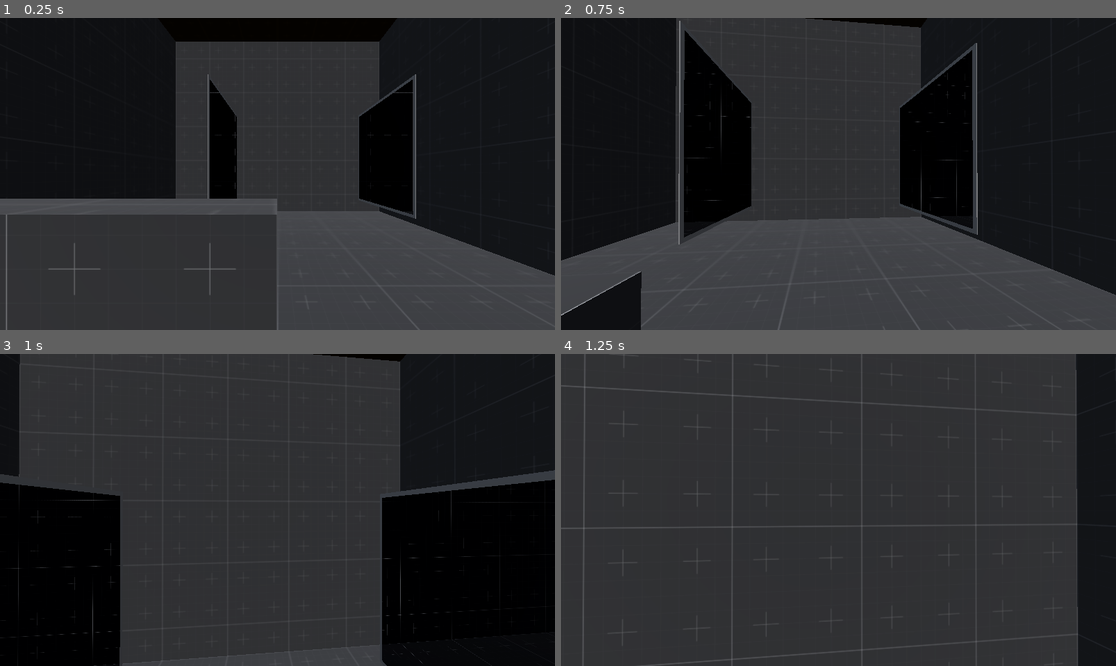
Above: before the commit, frames 1-4 (two rows, left to right).
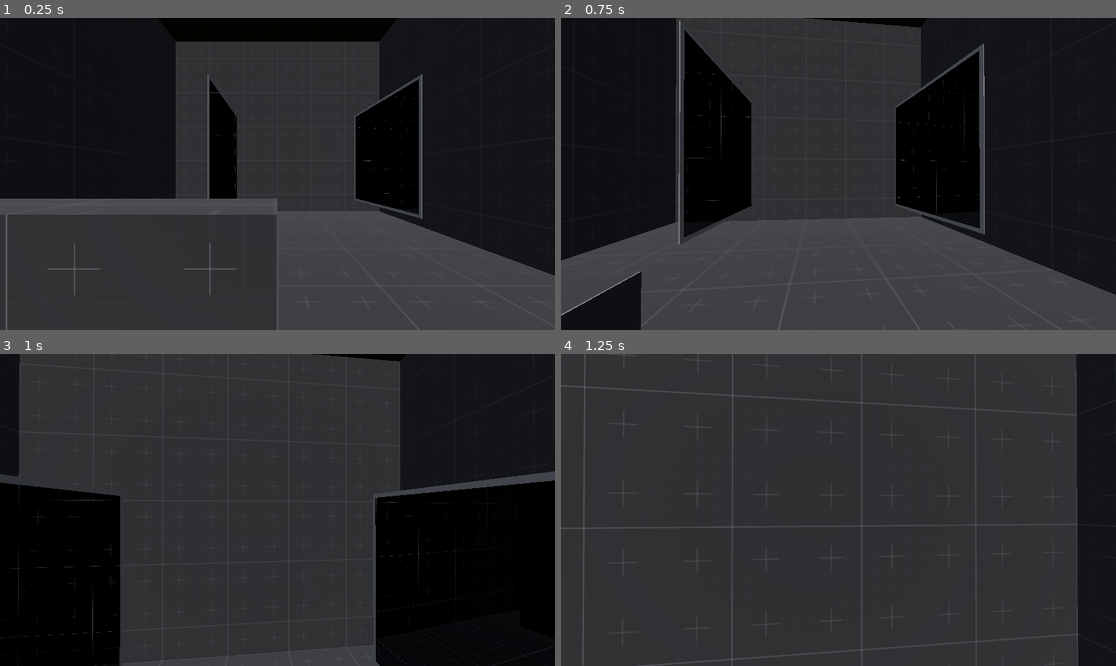
Above: after the commit, the same moments.

Repository: Wowe-Peanut/GetReal
Game: Godot game, scene res://test.tscn
The game is run twice, just before and just after one commit, with the same random seed, the same clock (stepped at 60 frames per second) and the same inputs.
Inputs (mouse positions are in pixels of both pictures, inside the frame that each line leads up to):
- Up to frame 1 (0.25 s): no input
- Up to frame 2 (0.75 s): tap Enter at 0.5 s; move the mouse to (866, 174) at 0.52 s; hold W (move_forward) from 0.53 s (still down); hold Right mouse button (interact) from 0.53 s (still down)
- Up to frame 3 (1 s): keep holding W (move_forward); keep holding Right mouse button (interact); tap Space (jump) at 0.77 s
- Up to frame 4 (1.25 s): keep holding W (move_forward); keep holding Right mouse button (interact)

The runs differ from the first frame. In frame 1, 0.9% of the frame differs, in the area x 63-77%, y 18-65%; in frame 2, 1.7%, in the area x 60-77%, y 8-70%; in frame 3, 0.9%; in frame 4, nothing differs.

Commit message:
made max_reflections work properly

Diff:
--- a/mirror.gd
+++ b/mirror.gd
@@ -24,7 +24,7 @@
 		reflection_mesh.observer.self_collider = self
 		reflection_mesh.pixels_per_unit = pixels_per_unit
 
-	size = size
+	update_size(size)
 
 
 func _process(_delta: float):
@@ -39,25 +39,23 @@
 						continue
 
 					var render_layer = MirrorController.get_next_layer()
-					if MirrorController.layer_int_to_layer_num(render_layer) > MirrorController.MAX_REFLECTIONS:
-							continue
+					if render_layer < 0:
+						continue
 					reflection_mesh.observer.camera.cull_mask += render_layer
-					print("parent: ", reflection_mesh.name)
-					seen_object.add_reflection(reflection_mesh.mirror_cam, render_layer, reflection_mesh.pixels_per_unit)
+					seen_object.add_reflection(reflection_mesh.mirror_cam, render_layer)
 					reflection_mesh.recursive_reflections_handled.append(seen_object)
 
 
-func add_reflection(camera_to_reflect, render_layer, pixels_per_unit) -> void:
+func add_reflection(camera_to_reflect, render_layer) -> void:
 	var new_reflection = reflection.instantiate()
 	new_reflection.render_layer = render_layer
 	new_reflection.mirror_cam_cull_mask = 1
-	new_reflection.pixels_per_unit = pixels_per_unit / 2
+	new_reflection.pixels_per_unit = pixels_per_unit / 4
 	new_reflection.camera_to_reflect = camera_to_reflect
 	new_reflection.translate(Vector3(0, 0, 0.01))
 	reflections.add_child(new_reflection)
 	new_reflection.observer.self_collider = self
 	new_reflection.set_size(size)
-	print("child: ", new_reflection.name)
 
 
 func update_size(new_size: Vector2) -> void:
--- a/mirror_controller.gd
+++ b/mirror_controller.gd
@@ -1,15 +1,14 @@
 extends Node
 
-var MAX_REFLECTIONS = 100
+var MAX_REFLECTIONS = 20
 var used_layers = [1, 2, 4]
 
 func get_next_layer() -> int:
-	for i in range(100):
+	for i in range(MAX_REFLECTIONS):
 		var layer = pow(2, i)
 		if not is_in_used_layers(layer):
 			used_layers.append(layer)
 			return layer
-	push_error("Too many layers used")
 	return -1
 
 func is_in_used_layers(layer) -> bool:
--- a/test.tscn
+++ b/test.tscn
@@ -42,4 +42,4 @@
 transform = Transform3D(0, 0, 1, 0, 1, 0, -1, 0, 0, -1, -1, -3)
 
 [node name="Mirror2" parent="." instance=ExtResource("3_vc5nl")]
-transform = Transform3D(-8.9407e-08, 0, -1, 0, 1, 0, 1, 0, -8.9407e-08, 2, -1, -3)
+transform = Transform3D(0.0871556, 0, -0.996194, 0, 1, 0, 0.996194, 0, 0.0871556, 2, -1, -3)
Not shown: 1 places in mirror_reflection.tscn that only renumber resources
